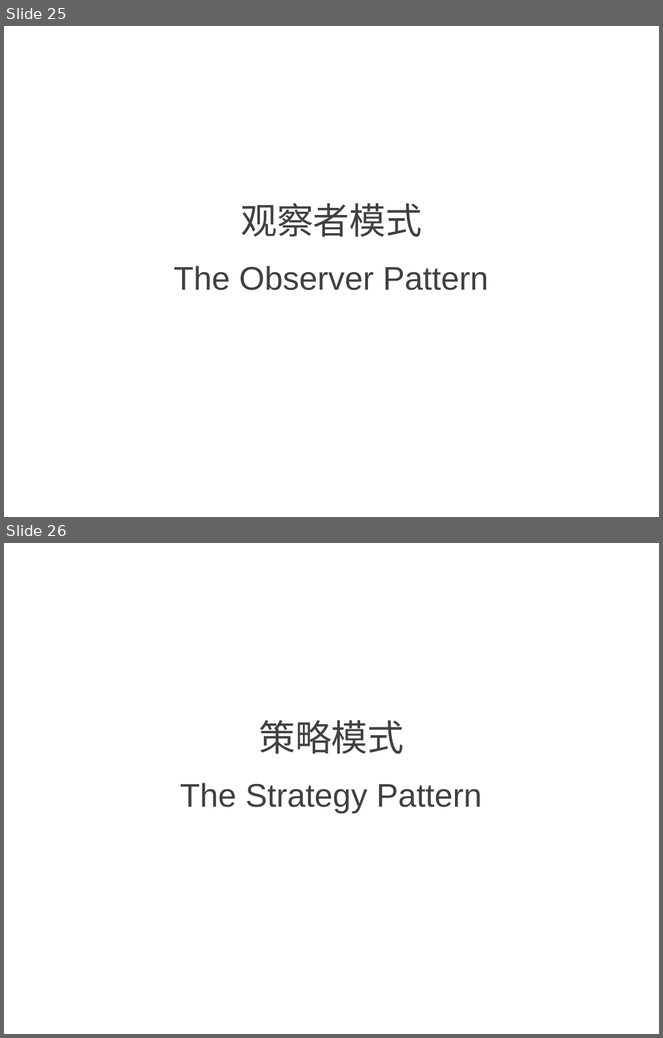
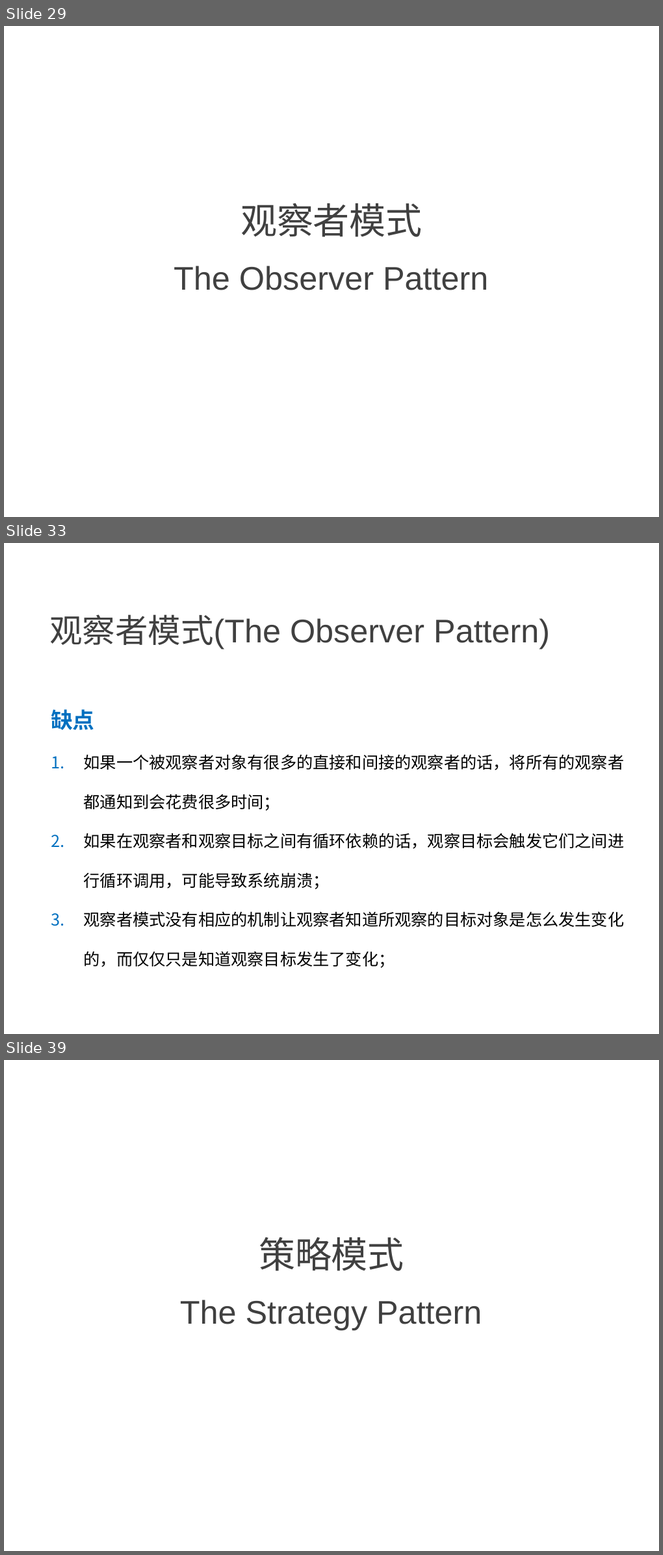
Before and after one commit to NewGr8Player/My-PPT, a slide deck: Design pattern/4.设计模式-行为型模式.pptx. Shown one above the other, each under a label of ours: slides 25 and 26 before the commit, slides 29, 33 and 39 after it; the slides between them are not shown. The pictures are 663x1038 and 663x1555 pixels, drawn with LibreOffice and Linux fonts; fonts in the diff are those of the drawing. Boxes give left, top, right and bottom in pixels: in the first picture for what was removed or moved away, otherwise in the second. Text is boxed around its words. In the diff, an @@ line names an element or a change of style, - is before the commit and + after.

```diff
--- a/Design pattern/4.设计模式-行为型模式.pptx
+++ b/Design pattern/4.设计模式-行为型模式.pptx
@@ slide 33 added at (4,543,659,1034), background #FFFFFF @@
@@ text added at (50,615,550,650), 36 pt, text #404040 @@
+观察者模式(The Observer Pattern)
@@ text added at (51,709,625,968), 18 pt, text #000000 @@
+缺点
+1. 如果一个被观察者对象有很多的直接和间接的观察者的话，将所有的观察者都通知到会花费很多时间；
+2. 如果在观察者和观察目标之间有循环依赖的话，观察目标会触发它们之间进行循环调用，可能导致系统崩溃；
+3. 观察者模式没有相应的机制让观察者知道所观察的目标对象是怎么发生变化的，而仅仅只是知道观察目标发生了变化；
@@ what was slide 25 is now slide 29 @@
@@ what was slide 26 is now slide 39 @@
```
Also in this commit, not shown: 1 slide changed, 12 other slides added.
